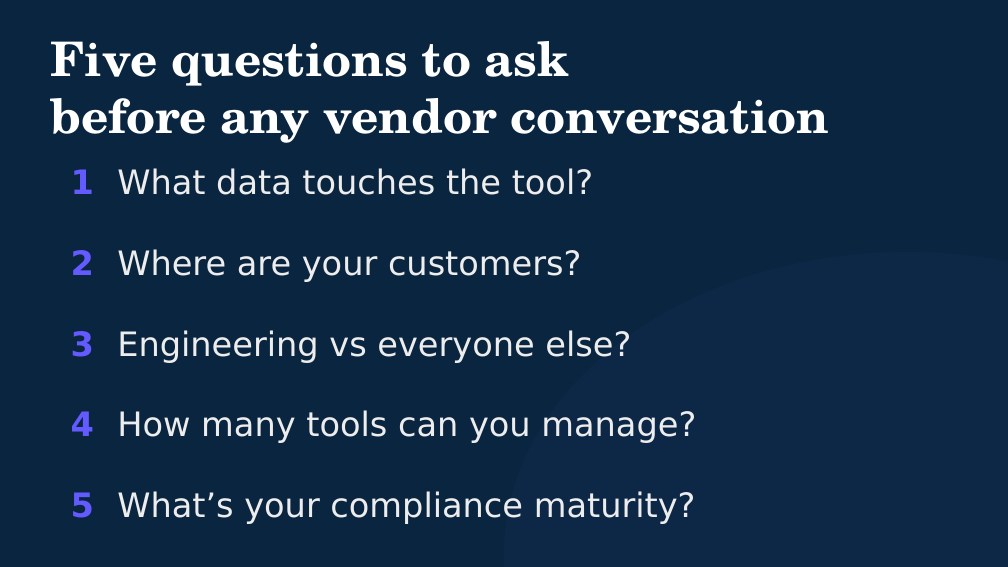
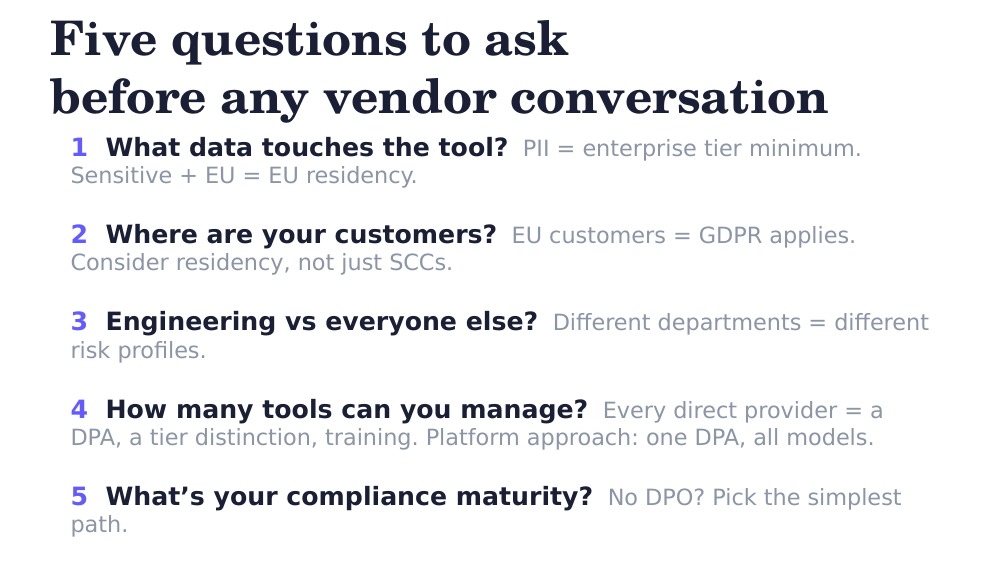
Before and after one commit to michaelengland/ai-best-practices, a slide deck: slide 27 of decks/ai-policy/ai-policy.pptx (slide 26 before the commit). Drawn at 1008x567 pixels with LibreOffice and Linux fonts; fonts in the diff are those of the drawing. Boxes give left, top, right and bottom in pixels: in the first picture for what was removed or moved away, otherwise in the second. Text is boxed around its words. In the diff, an @@ line names an element or a change of style, - is before the commit and + after.

```diff
--- a/decks/ai-policy/ai-policy.pptx
+++ b/decks/ai-policy/ai-policy.pptx
@@ background #0A2540 to #FFFFFF @@
@@ text "Five questions to ask" moved from (x1=50, y1=41, x2=829, y2=143) to (x1=50, y1=20, x2=829, y2=123) @@
@@ text "Five questions to ask" at (x1=50, y1=20, x2=829, y2=123): text colour #FFFFFF to #1A1F36 @@
@@ text at (x1=71, y1=137, x2=929, y2=537): text changed; size 24 to 16 pt; text colour #EDEDED to #8B95A5 @@
-1 What data touches the tool?
-2 Where are your customers?
-3 Engineering vs everyone else?
-4 How many tools can you manage?
-5 What’s your compliance maturity?
+1 What data touches the tool? PII = enterprise tier minimum. Sensitive + EU = EU residency.
+2 Where are your customers? EU customers = GDPR applies. Consider residency, not just SCCs.
+3 Engineering vs everyone else? Different departments = different risk profiles.
+4 How many tools can you manage? Every direct provider = a DPA, a tier distinction, training. Platform approach: one DPA, all models.
+5 What’s your compliance maturity? No DPO? Pick the simplest path.
@@ ellipse removed at (x1=504, y1=252, x2=1008, y2=567) @@
```
Also in this commit, not shown: 3 slides added, 2 slides removed, 5 other files.
